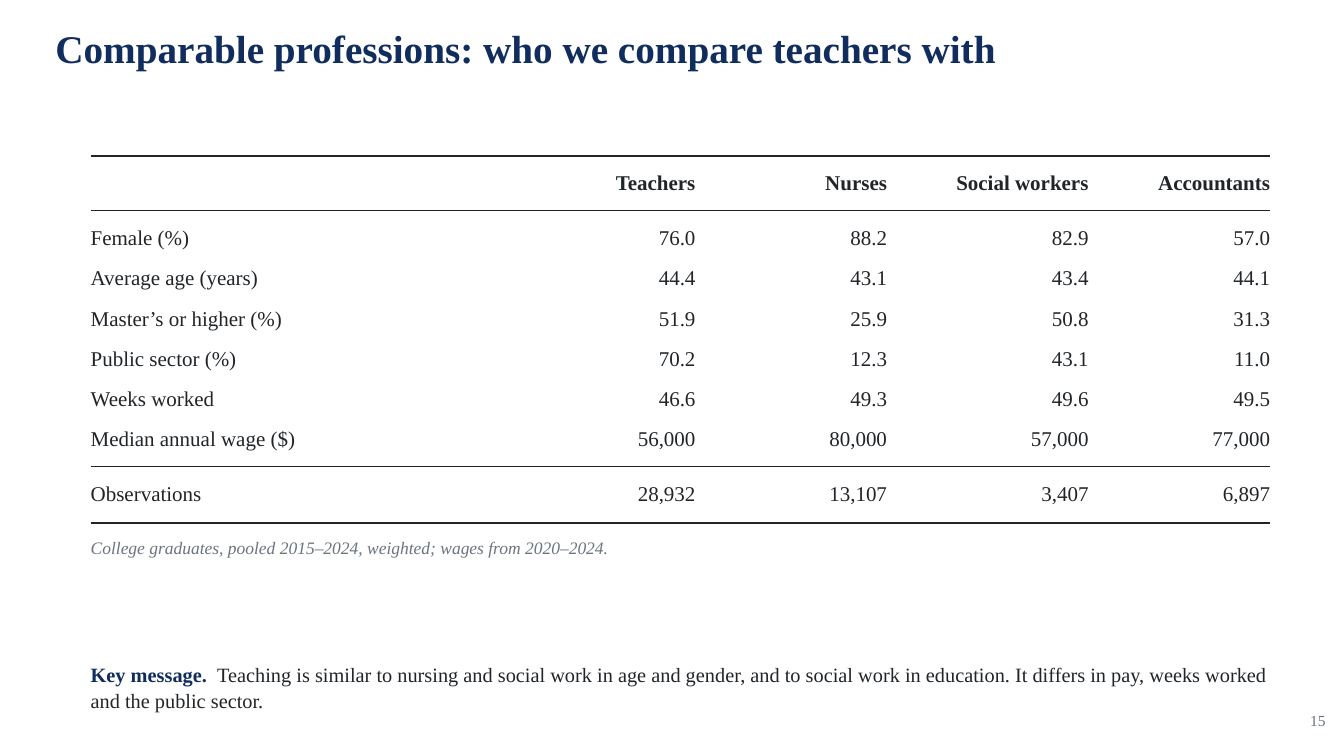
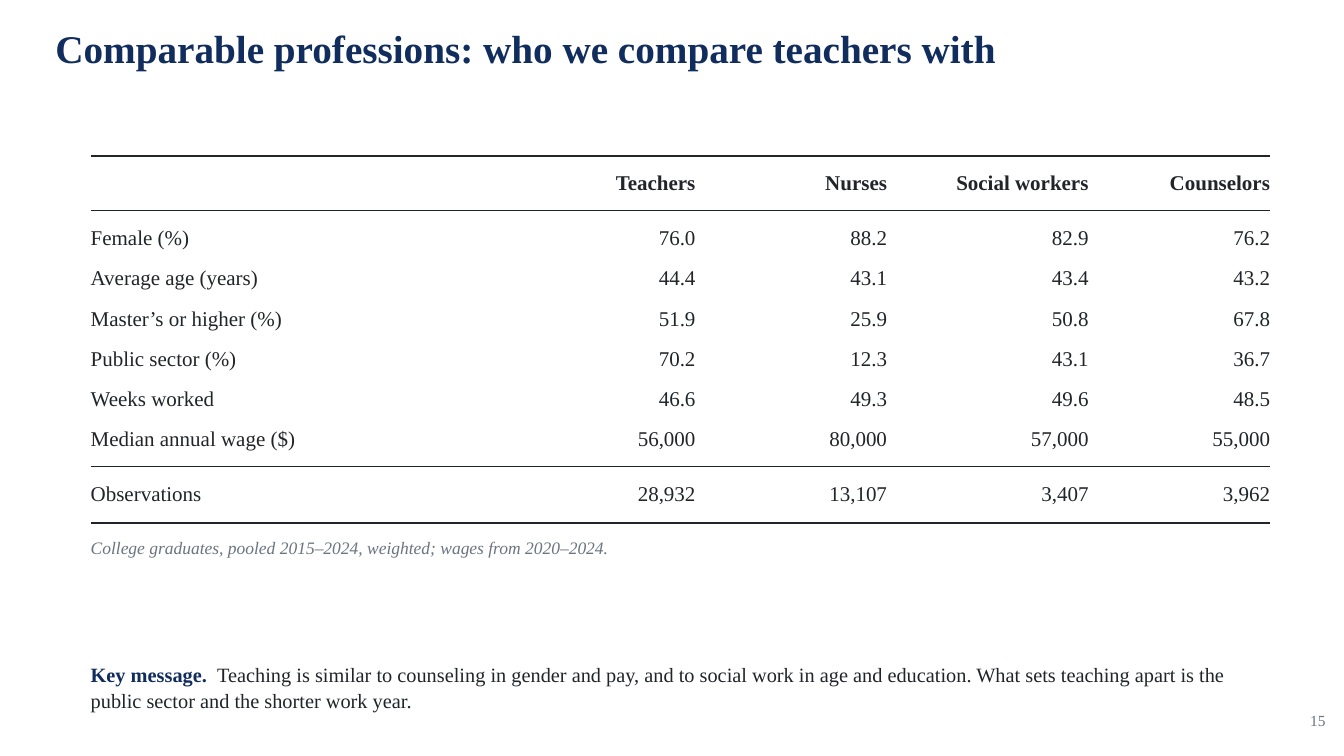
Before and after one commit to jedr1-ship-it/Alternative-Pathways----Quant, a slide deck: slide 15 of report/data_cluster/Proyect_US_cluster.pptx. Drawn at 1344x756 pixels with LibreOffice and Linux fonts; fonts in the diff are those of the drawing. Boxes give left, top, right and bottom in pixels: in the first picture for what was removed or moved away, otherwise in the second. Text is boxed around its words. In the diff, an @@ line names an element or a change of style, - is before the commit and + after.

```diff
--- a/report/data_cluster/Proyect_US_cluster.pptx
+++ b/report/data_cluster/Proyect_US_cluster.pptx
@@ text at <box>1170,175,1270,191</box>: text changed @@
-Accountants
+Counselors
@@ text at <box>1233,231,1270,246</box>: text changed @@
-57.0
+76.2
@@ text at <box>1233,271,1270,286</box>: text changed @@
-44.1
+43.2
@@ text at <box>1233,312,1270,327</box>: text changed @@
-31.3
+67.8
@@ text at <box>1233,352,1270,367</box>: text changed @@
-11.0
+36.7
@@ text at <box>1233,392,1270,407</box>: text changed @@
-49.5
+48.5
@@ text at <box>1212,432,1270,449</box>: text changed @@
-77,000
+55,000
@@ text at <box>1223,487,1270,504</box>: text changed @@
-6,897
+3,962
@@ text at <box>91,668,1224,712</box>: text changed @@
-Key message. Teaching is similar to nursing and social work in age and gender, and to social work in education. It differs in pay, weeks worked and the public sector.
+Key message. Teaching is similar to counseling in gender and pay, and to social work in age and education. What sets teaching apart is the public sector and the shorter work year.
```
Also in this commit, not shown: 2 other slides changed, 18 other files.
